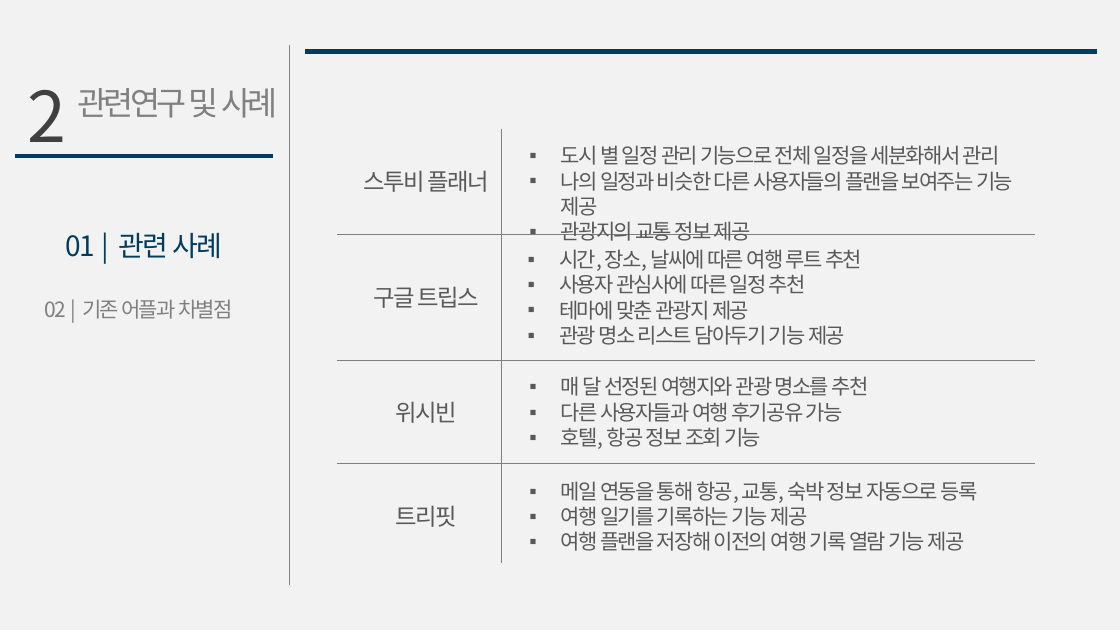
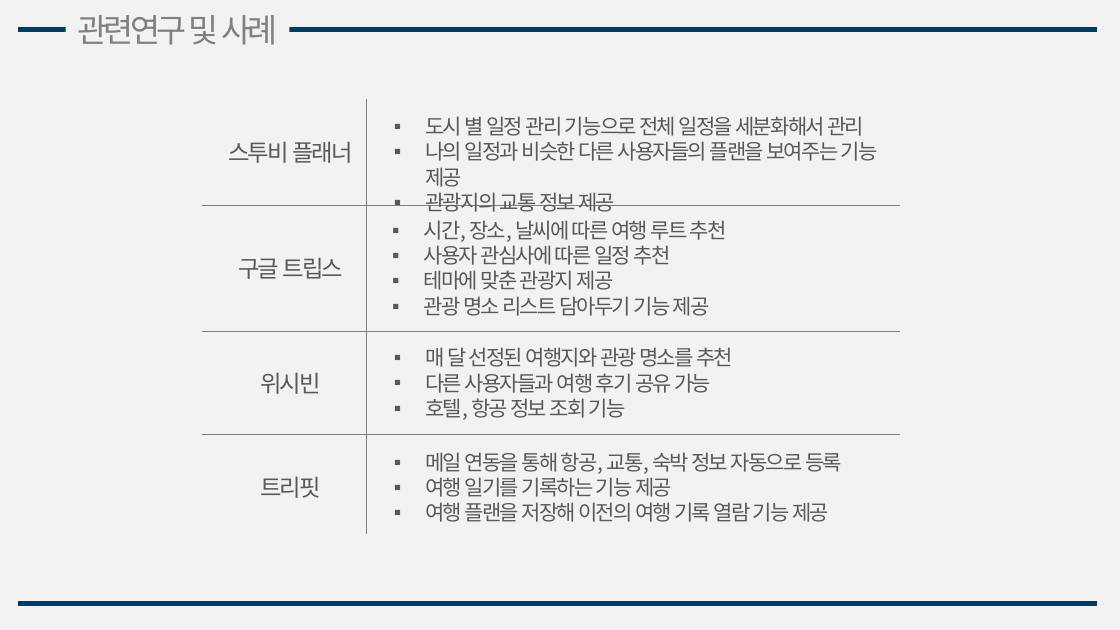
Before and after one commit to gmlrud1211/project, a slide deck: slide 7 of document/설계서.pptx. Drawn at 1120x630 pixels with LibreOffice and Linux fonts; fonts in the diff are those of the drawing. Boxes give left, top, right and bottom in pixels: in the first picture for what was removed or moved away, otherwise in the second. Text is boxed around its words. In the diff, an @@ line names an element or a change of style, - is before the commit and + after.

```diff
--- a/document/설계서.pptx
+++ b/document/설계서.pptx
@@ line moved from (305, 52) - (1097, 52) to (18, 29) - (1097, 29) @@
@@ text "관련연구 및 사례": place and size @@
-text "관련연구 및 사례" at (77,88,278,118)
+text "관련연구 및 사례" at (77,15,278,45)
@@ line removed from (289, 45) to (289, 585) @@
@@ text removed at (28,90,67,158) @@
-2
@@ line removed from (14, 156) to (273, 156) @@
@@ text removed at (65,232,223,259) @@
-01 | 관련 사례
@@ text removed at (45,299,232,319) @@
-02 | 기존 어플과 차별점
@@ 8 texts, 4 lines: place and size @@
-8 texts, 4 lines at (338,129,1035,563)
+8 texts, 4 lines at (202,99,900,534)
@@ text at (425,373,711,393): spaces changed @@
-▪ 다른 사용자들과 여행 후기공유 가능
+▪ 다른 사용자들과 여행 후기 공유 가능
@@ line added from (18, 603) to (1097, 603), #003B60 4 pt @@
```
Also in this commit, not shown: 7 other slides changed, 7 slides added, 13 slides removed, 6 other files.
